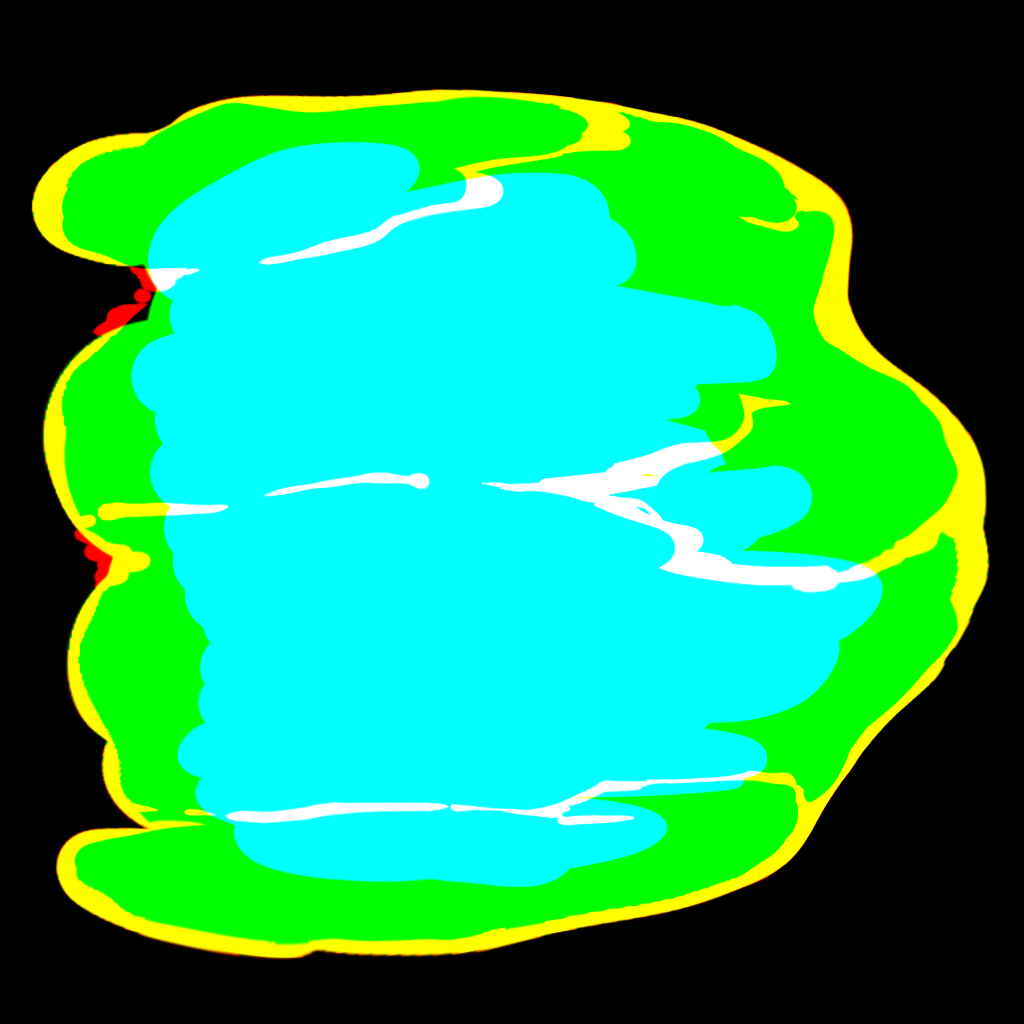
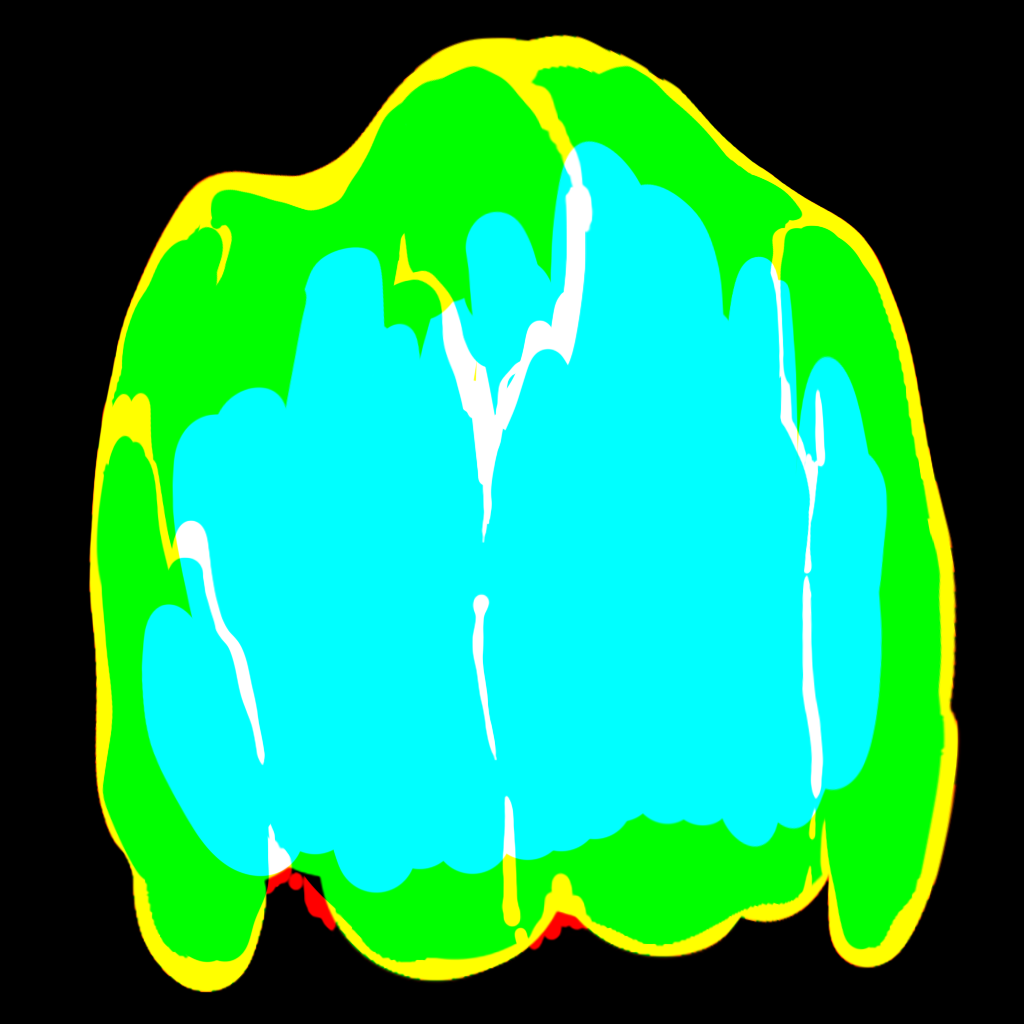
Layers edited between the first and the second 1024 x 1024 image:
painted on "图层 12" over 30, 33, 991, 994
